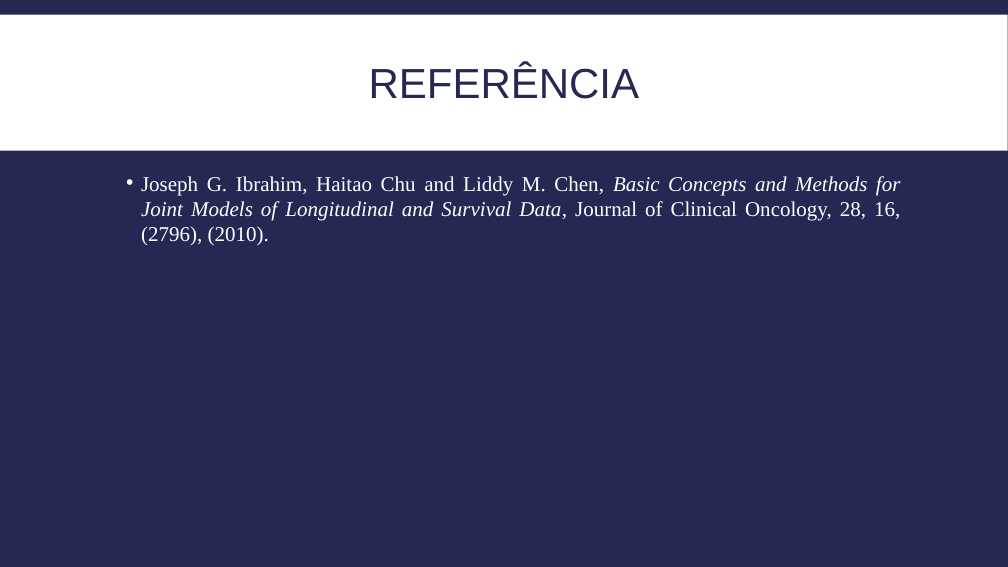
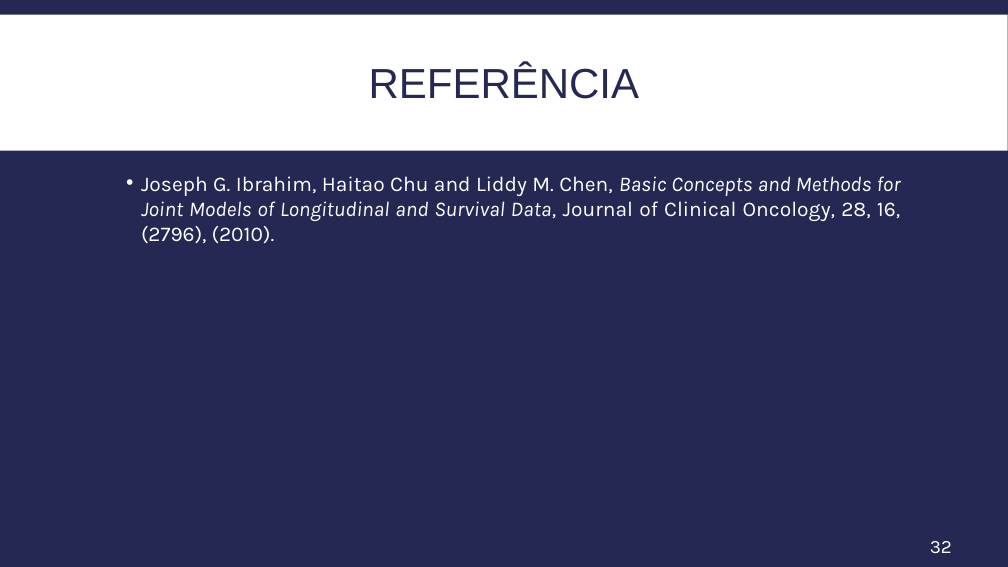
Before and after one commit to itff/Seminarios2, a slide deck: slide 32 of Apresentacao_Editado.pptx (slide 33 before the commit). Drawn at 1008x567 pixels with LibreOffice and Linux fonts; fonts in the diff are those of the drawing. Boxes give left, top, right and bottom in pixels: in the first picture for what was removed or moved away, otherwise in the second. Text is boxed around its words. In the diff, an @@ line names an element or a change of style, - is before the commit and + after.

```diff
--- a/Apresentacao_Editado.pptx
+++ b/Apresentacao_Editado.pptx
@@ text "Joseph G. Ibrahim, Haitao Chu ..." at box(141, 176, 900, 243): font Times New Roman to Karla @@
@@ page number added at box(930, 541, 952, 554), 18 pt, text #FFFFFF @@
+32
```
Also in this commit, not shown: 31 other slides changed, 1 slide removed.
